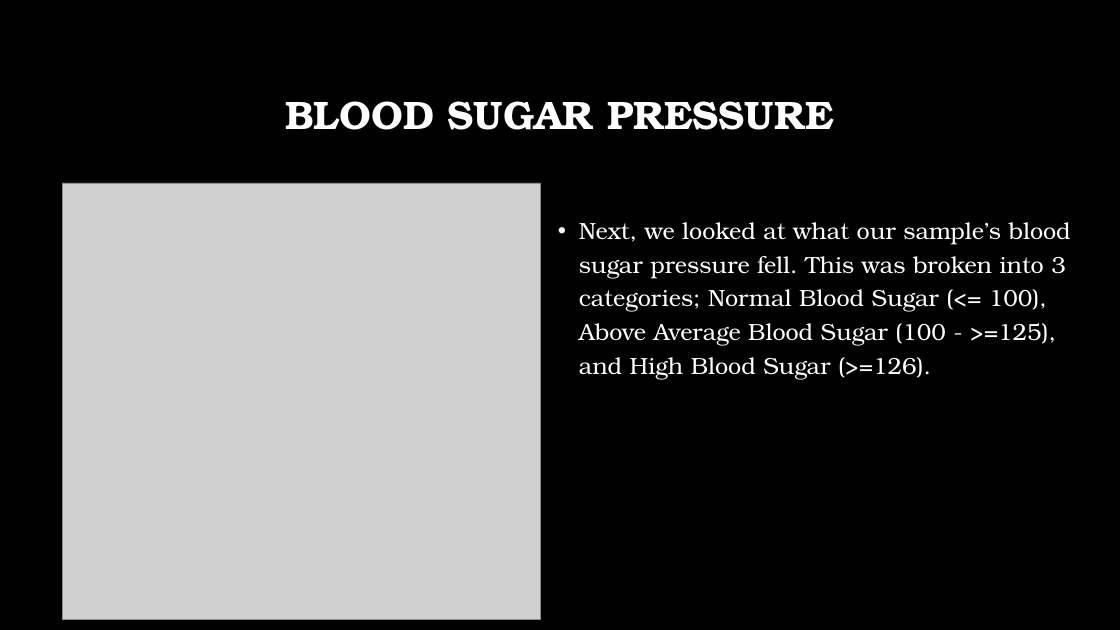
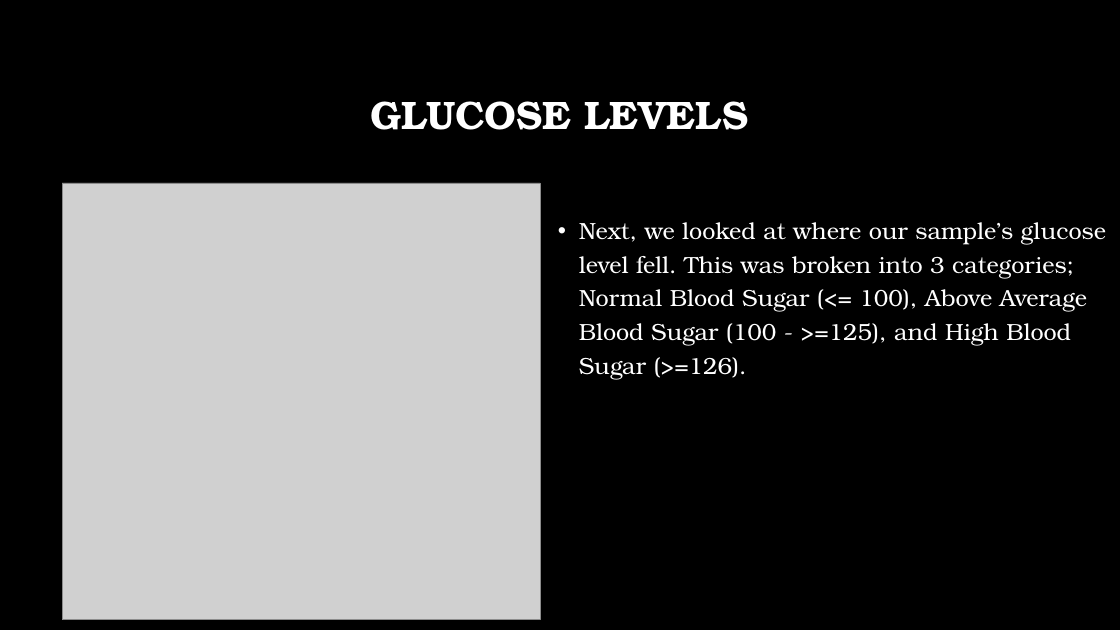
Before and after one commit to acollawn/Project_4, a slide deck: slide 11 of Predicting Diabetes.pptx. Drawn at 1120x630 pixels with LibreOffice and Linux fonts; fonts in the diff are those of the drawing; grey boxes stand for pictures; background and template pictures are left out. Boxes give left, top, right and bottom in pixels: in the first picture for what was removed or moved away, otherwise in the second. Text is boxed around its words. In the diff, an @@ line names an element or a change of style, - is before the commit and + after.

```diff
--- a/Predicting Diabetes.pptx
+++ b/Predicting Diabetes.pptx
@@ title at box(370, 101, 749, 130): text changed @@
-BLOOD SUGAR PRESSURE
+GLUCOSE LEVELS
@@ text at box(579, 222, 1106, 379): text changed @@
-• Next, we looked at what our sample’s blood sugar pressure fell. This was broken into 3 categories; Normal Blood Sugar (<= 100), Above Average Blood Sugar (100 - >=125), and High Blood Sugar (>=126).
+• Next, we looked at where our sample’s glucose level fell. This was broken into 3 categories; Normal Blood Sugar (<= 100), Above Average Blood Sugar (100 - >=125), and High Blood Sugar (>=126).
```
Also in this commit, not shown: 6 other slides changed, 15 slides added.
